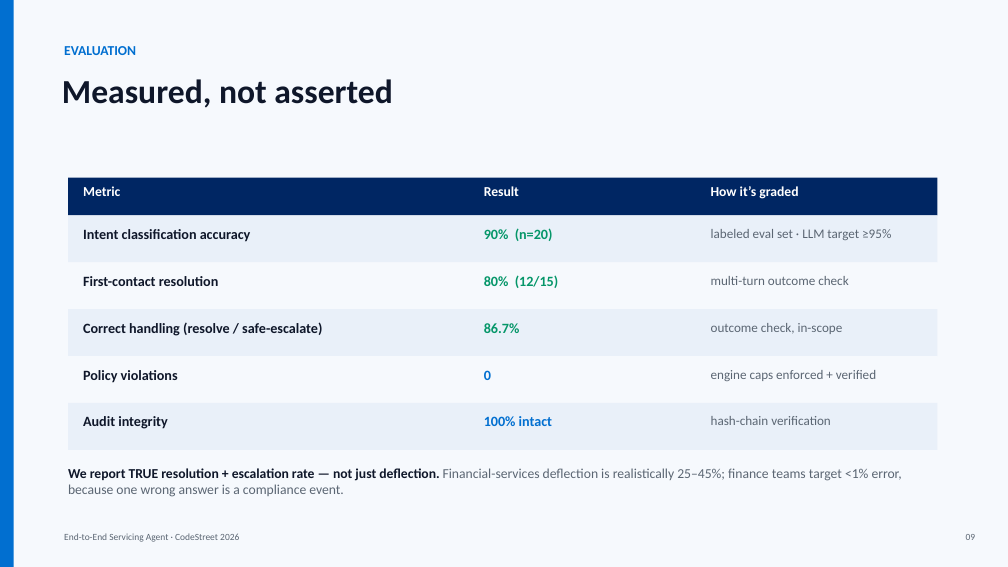
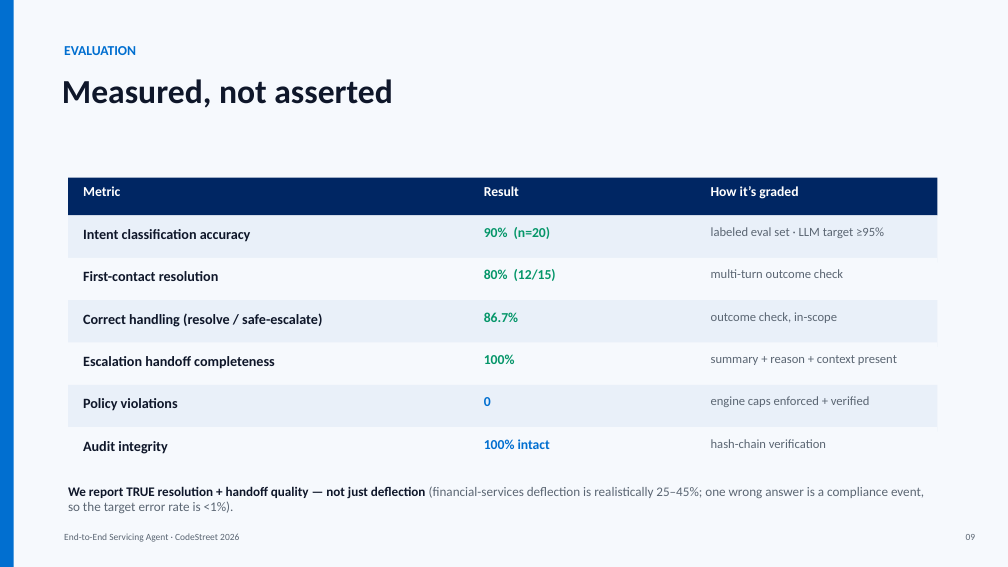
Before and after one commit to VaibhavDangaich/Codestreet_2026, a slide deck: slide 9 of deck/CodeStreet2026_Servicing_Agent.pptx. Drawn at 1008x567 pixels with LibreOffice and Linux fonts; fonts in the diff are those of the drawing. Boxes give left, top, right and bottom in pixels: in the first picture for what was removed or moved away, otherwise in the second. Text is boxed around its words. In the diff, an @@ line names an element or a change of style, - is before the commit and + after.

```diff
--- a/deck/CodeStreet2026_Servicing_Agent.pptx
+++ b/deck/CodeStreet2026_Servicing_Agent.pptx
@@ rectangle: place and size @@
-rectangle at [68, 262, 938, 309]
+rectangle at [68, 258, 938, 305]
@@ text "First-contact resolution": place and size @@
-text "First-contact resolution" at [83, 276, 219, 286]
+text "First-contact resolution" at [83, 271, 219, 281]
@@ 3 texts, 1 rectangle: place and size @@
-3 texts, 1 rectangle at [68, 309, 938, 356]
+3 texts, 1 rectangle at [68, 300, 938, 347]
@@ rectangle: place and size @@
-rectangle at [68, 356, 938, 403]
+rectangle at [68, 343, 938, 389]
@@ text added at [83, 356, 275, 369], 13.5 pt, text #0F172A, bold @@
+Escalation handoff completeness
@@ text added at [484, 354, 515, 364], 13 pt, text #059669, bold @@
+100%
@@ text added at [711, 355, 897, 365], 12 pt, text #5B6673 @@
+summary + reason + context present
@@ rectangle: place and size @@
-rectangle at [68, 403, 938, 450]
+rectangle at [68, 385, 938, 432]
@@ text "Policy violations": place and size @@
-text "Policy violations" at [83, 370, 178, 383]
+text "Policy violations" at [83, 398, 178, 411]
@@ size 13.5 to 13 pt in 5 elements at [484, 227, 550, 239], [484, 269, 556, 281], [484, 312, 518, 322], [484, 439, 550, 449], [484, 397, 491, 406] @@
@@ size 12.5 to 12 pt in 5 elements at [711, 227, 884, 238], [711, 269, 843, 278], [711, 312, 837, 323], [711, 439, 826, 448], [711, 396, 870, 407] @@
@@ 5 texts: place and size @@
-5 texts at [83, 370, 876, 429]
+5 texts at [83, 396, 870, 454]
@@ rectangle added at [68, 427, 938, 474], fill #F6F9FD @@
@@ text at [68, 486, 924, 513]: text changed; size 13 to 12.5 pt @@
-We report TRUE resolution + escalation rate — not just deflection. Financial-services deflection is realistically 25–45%; finance teams target <1% error, because one wrong answer is a compliance event.
+We report TRUE resolution + handoff quality — not just deflection (financial-services deflection is realistically 25–45%; one wrong answer is a compliance event, so the target error rate is <1%).
```
Also in this commit, not shown: 2 other slides changed, 7 other files.
